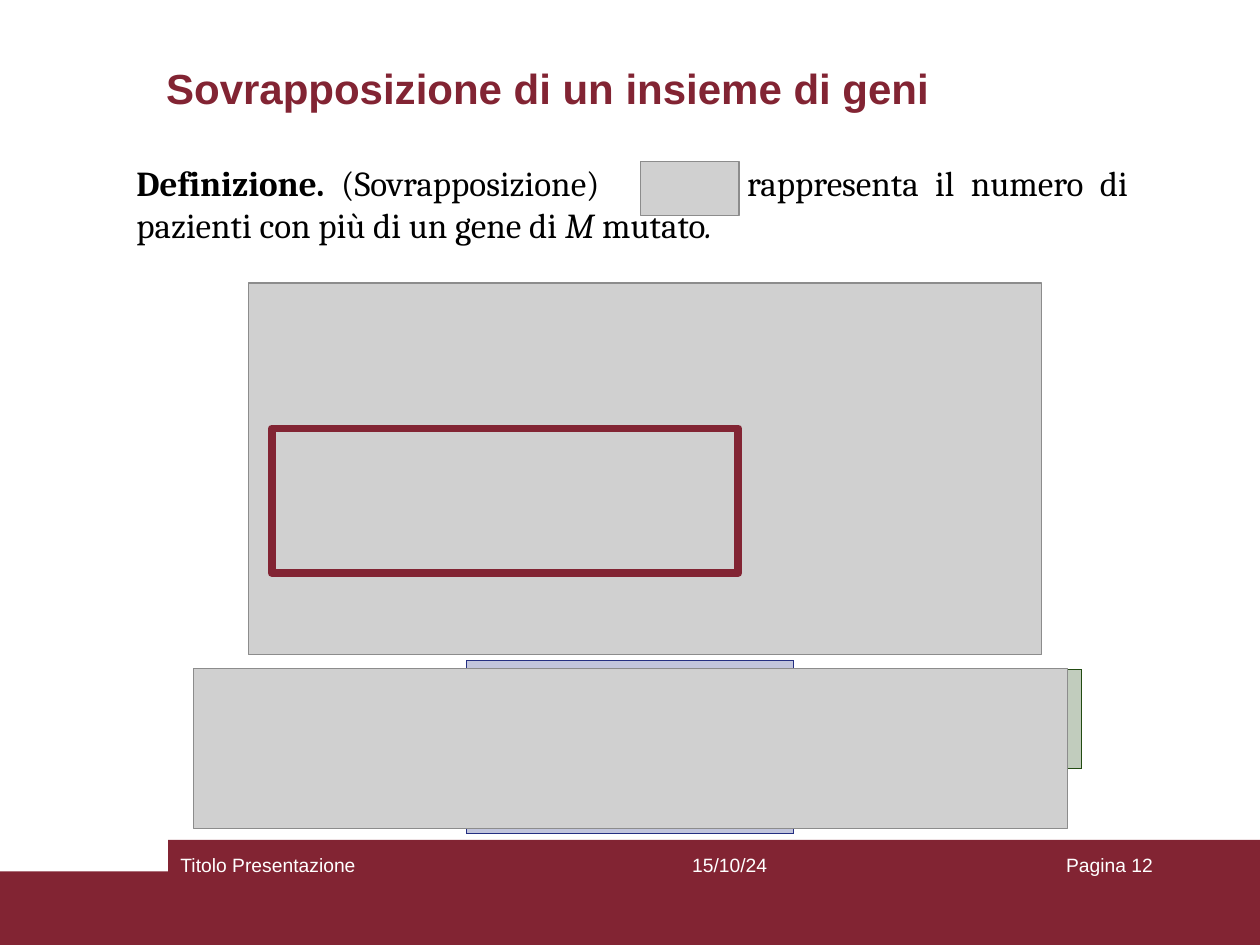
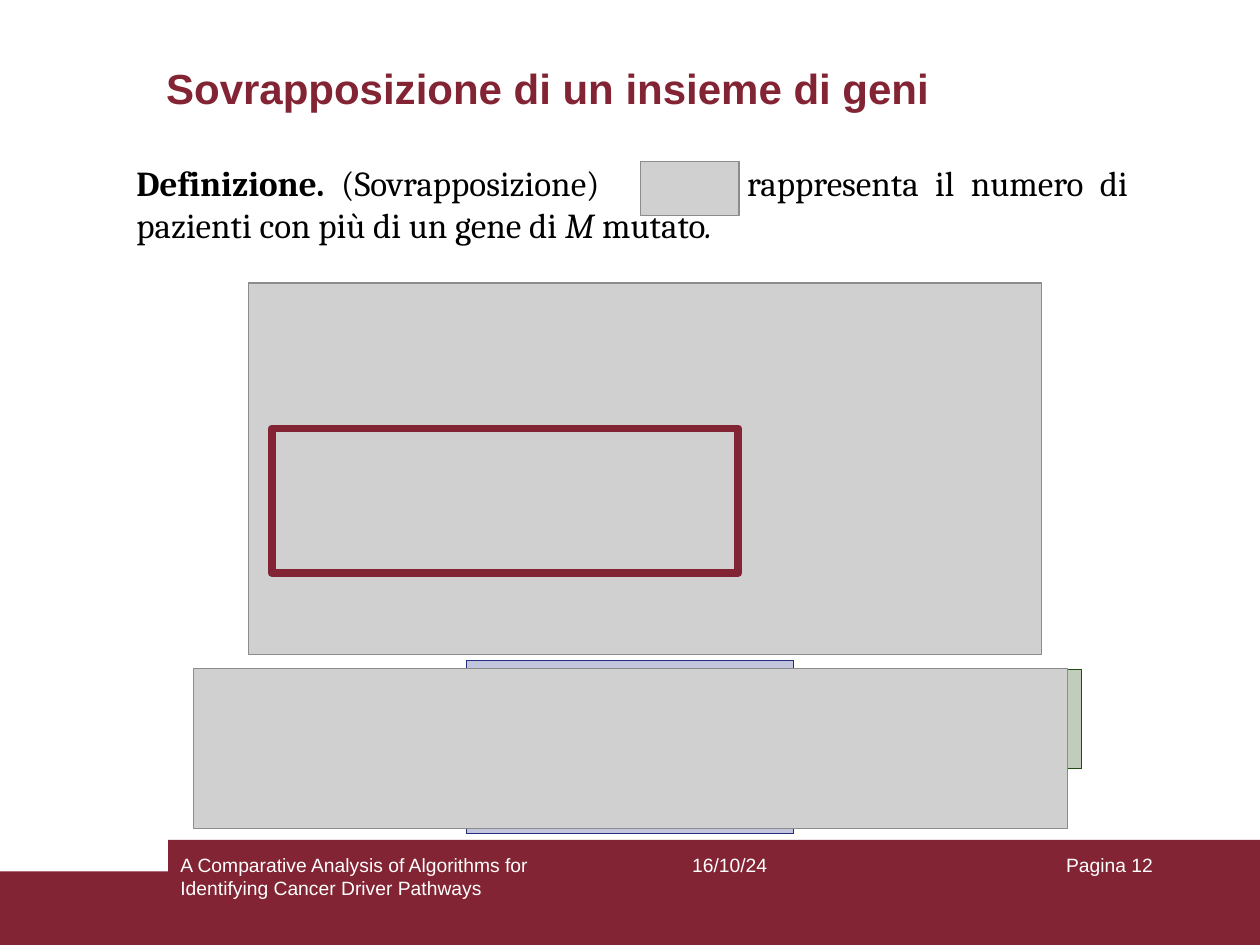
Before and after one commit to aflaag/bsc-thesis, a slide deck: slide 12 of presentation/slides.odp. Drawn at 1260x945 pixels with LibreOffice and Linux fonts; fonts in the diff are those of the drawing; grey boxes stand for pictures. Boxes give left, top, right and bottom in pixels: in the first picture for what was removed or moved away, otherwise in the second. Text is boxed around its words. In the diff, an @@ line names an element or a change of style, - is before the commit and + after.

```diff
--- a/presentation/slides.odp
+++ b/presentation/slides.odp
@@ text at bbox=[180, 858, 527, 899]: text changed @@
-Titolo Presentazione
+A Comparative Analysis of Algorithms for Identifying Cancer Driver Pathways
@@ text at bbox=[692, 858, 767, 873]: text changed @@
-15/10/24
+16/10/24
```
Also in this commit, not shown: 27 other slides changed, 2 slides added, 10 other files.
